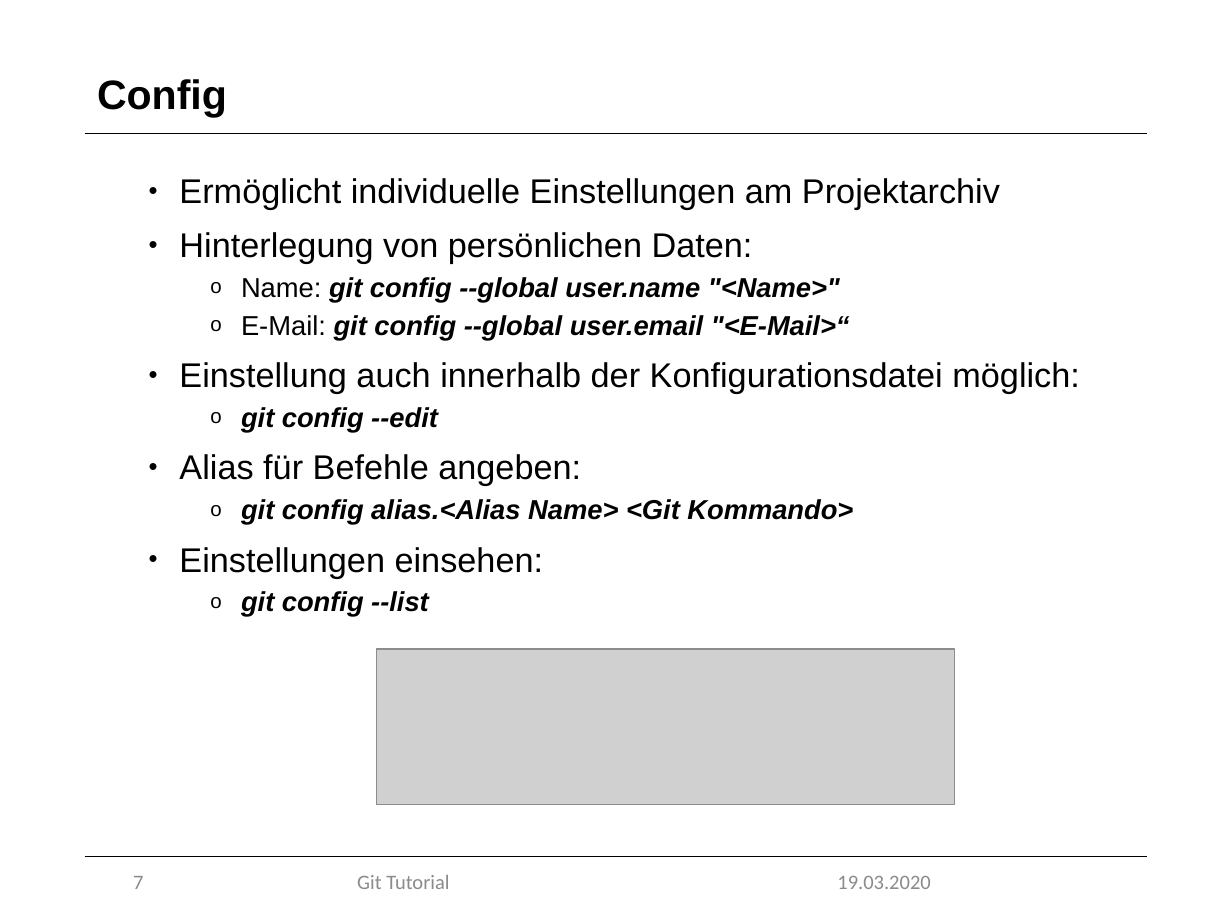
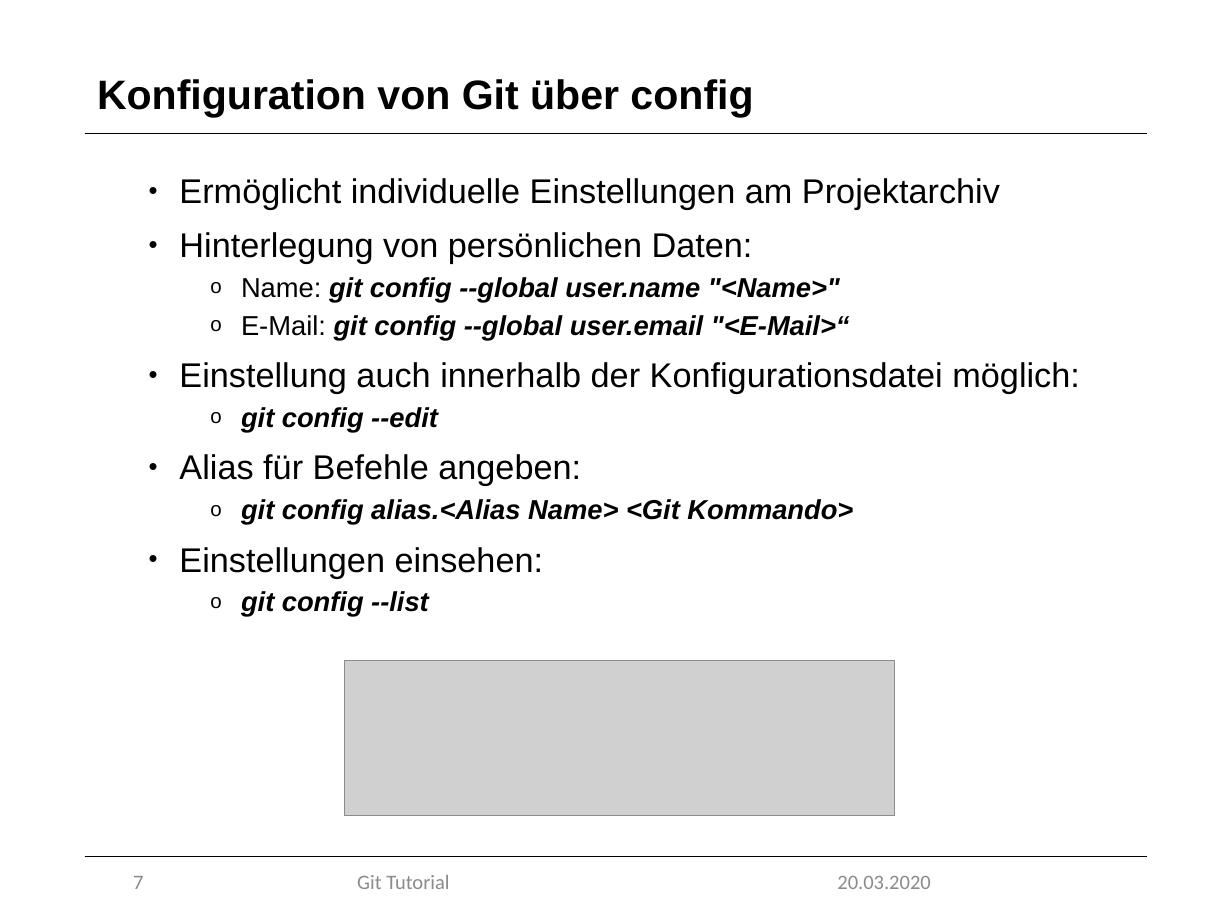
Before and after one commit to marcretzlaff/projektarbeit, a slide deck: slide 7 of Präsentation-90min/Präsentation-90min.pptx. Drawn at 1232x924 pixels with LibreOffice and Linux fonts; fonts in the diff are those of the drawing; grey boxes stand for pictures; background and template pictures are left out. Boxes give left, top, right and bottom in pixels: in the first picture for what was removed or moved away, otherwise in the second. Text is boxed around its words. In the diff, an @@ line names an element or a change of style, - is before the commit and + after.

```diff
--- a/Präsentation-90min/Präsentation-90min.pptx
+++ b/Präsentation-90min/Präsentation-90min.pptx
@@ title at (97, 79, 753, 117): text changed @@
-Config
+Konfiguration von Git über config
@@ picture: place and size @@
-picture at (377, 649, 955, 804)
+picture at (344, 660, 894, 816)
@@ text at (837, 876, 930, 889): text changed @@
-19.03.2020
+20.03.2020
```
Also in this commit, not shown: 32 other slides changed, 1 slide added, 1 slide removed, 4 other files.
